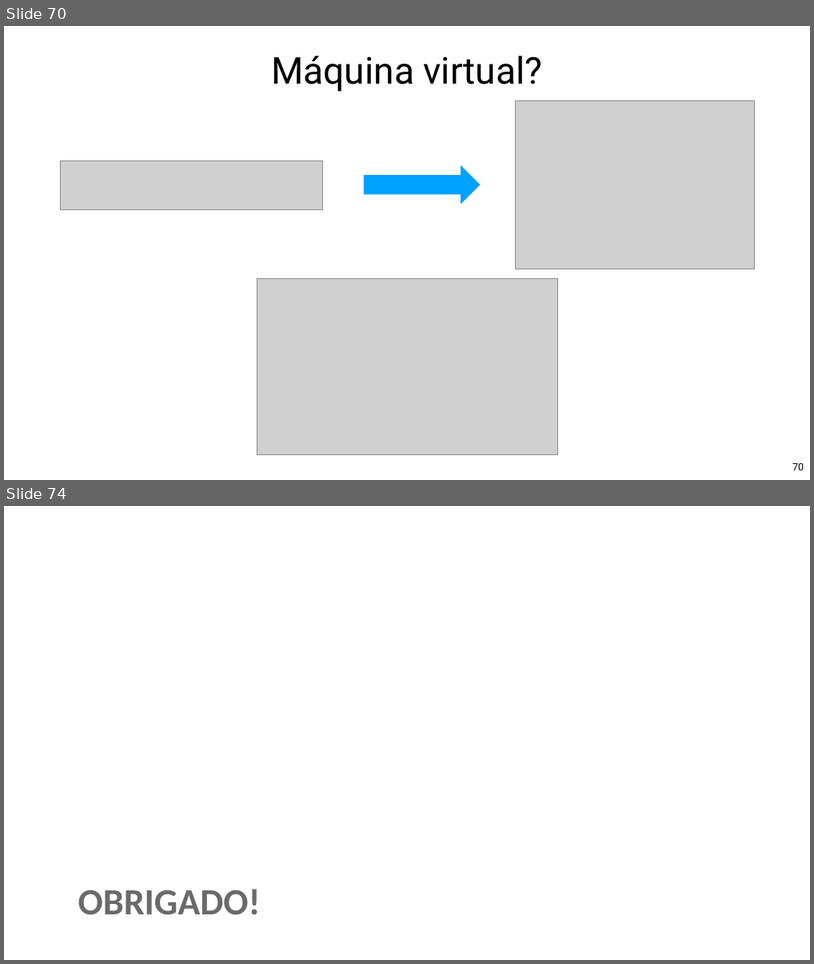
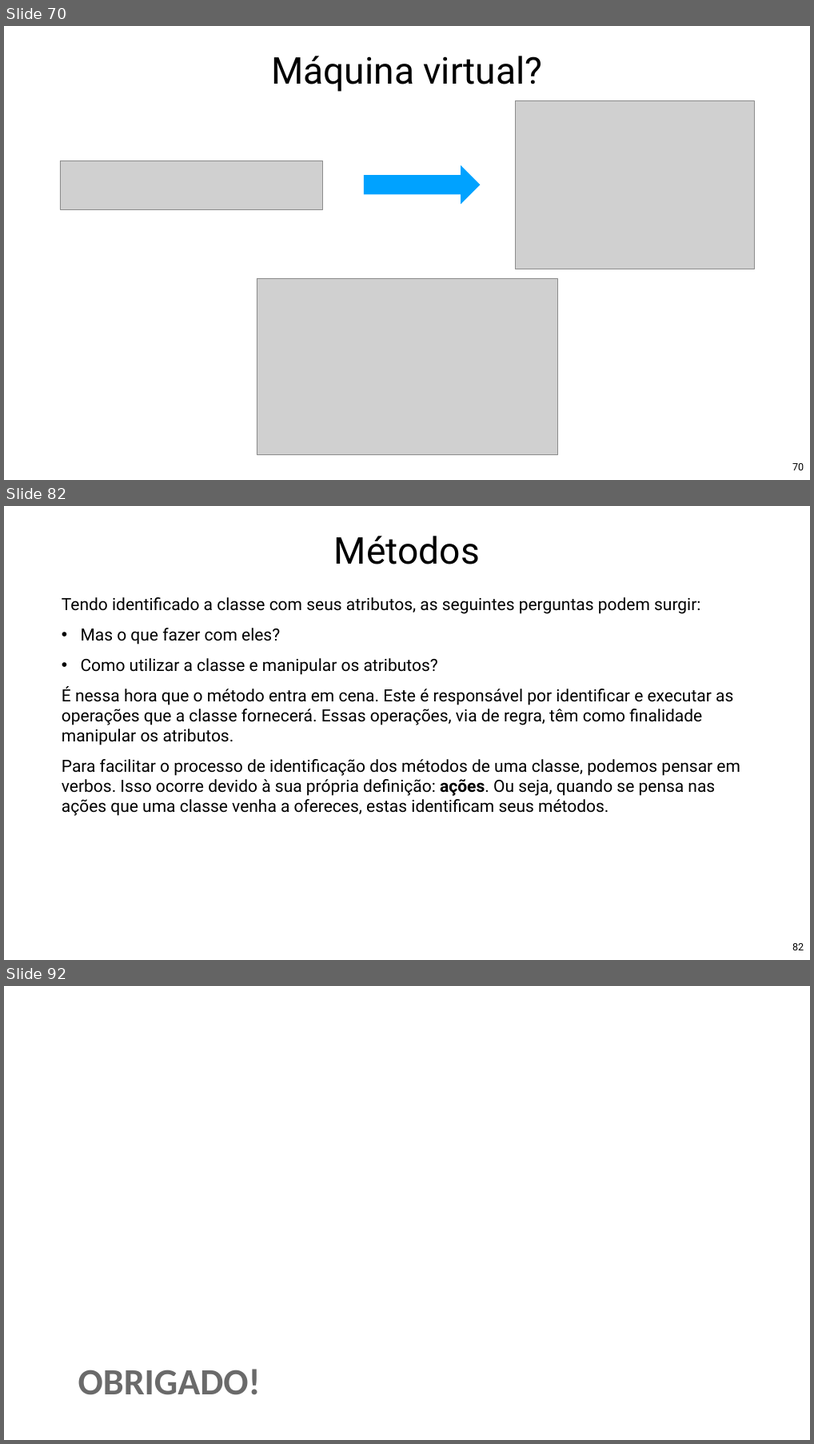
Before and after one commit to Pedrorocha13/2021.1-progoo, a slide deck: materiais/slides.pptx. Shown one above the other, each under a label of ours: slides 70 and 74 before the commit, slides 70, 82 and 92 after it; the slides between them are not shown. The pictures are 814x964 and 814x1444 pixels, drawn with LibreOffice and Linux fonts; fonts in the diff are those of the drawing; grey boxes stand for pictures; background and template pictures are left out. Boxes give left, top, right and bottom in pixels: in the first picture for what was removed or moved away, otherwise in the second. Text is boxed around its words. In the diff, an @@ line names an element or a change of style, - is before the commit and + after.

```diff
--- a/materiais/slides.pptx
+++ b/materiais/slides.pptx
@@ slide 82 added at <box>4,506,810,960</box>, background picture (left out) @@
@@ title added at <box>334,536,480,564</box>, 88 pt, text #000000 @@
+Métodos
@@ text added at <box>62,597,741,816</box>, 40 pt, text #000000 @@
+Tendo identificado a classe com seus atributos, as seguintes perguntas podem surgir:
+• Mas o que fazer com eles?
+• Como utilizar a classe e manipular os atributos?
+É nessa hora que o método entra em cena. Este é responsável por identificar e executar as operações que a classe fornecerá. Essas operações, via de regra, têm como finalidade manipular os atributos.
+Para facilitar o processo de identificação dos métodos de uma classe, podemos pensar em verbos. Isso ocorre devido à sua própria definição: ações. Ou seja, quando se pensa nas ações que uma classe venha a ofereces, estas identificam seus métodos.
@@ page number added at <box>793,943,804,950</box>, 24 pt, text #000000 @@
+82
@@ what was slide 74 is now slide 92 @@
```
Also in this commit, not shown: 25 slides changed, 17 other slides added, 1 other file.
